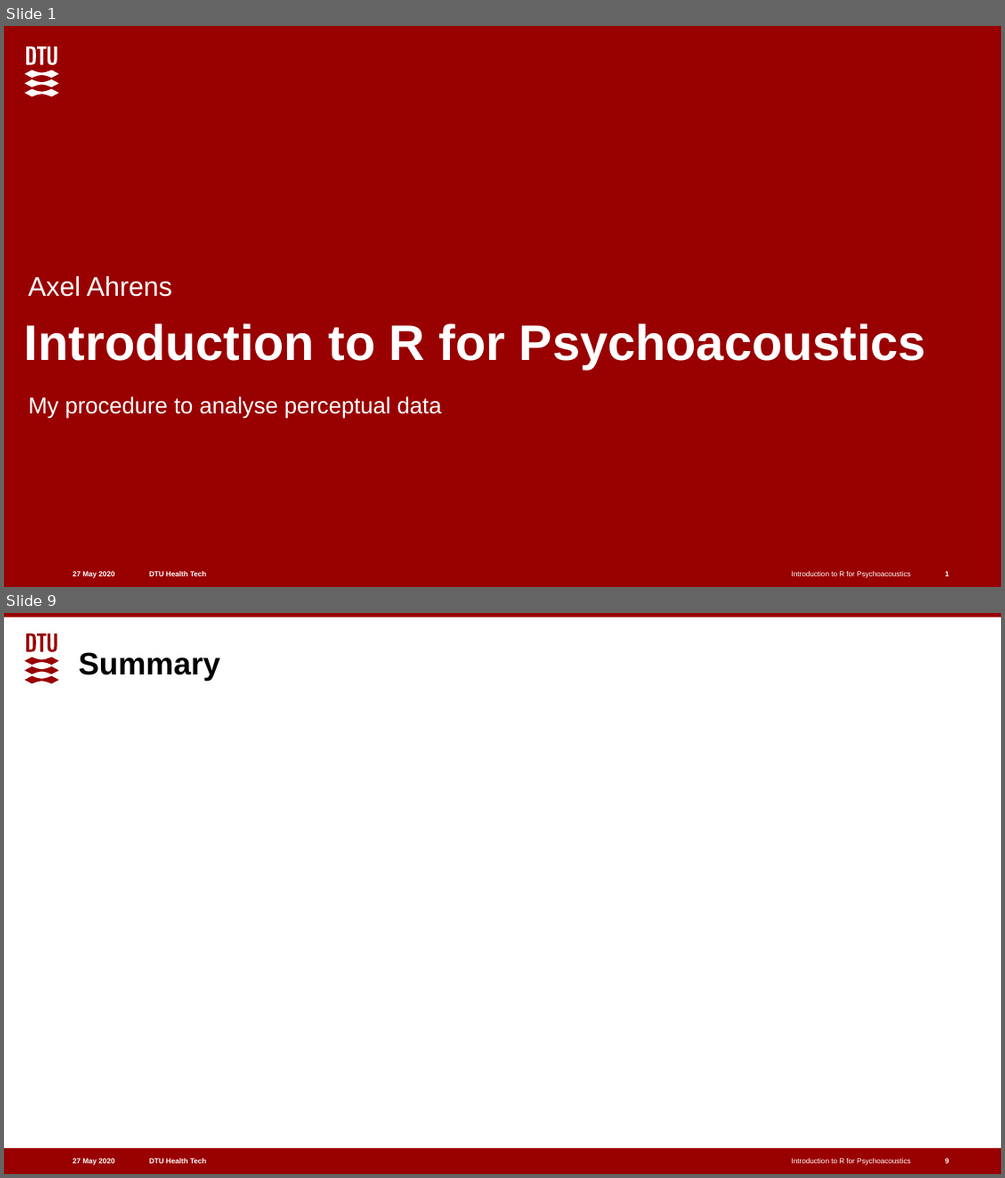
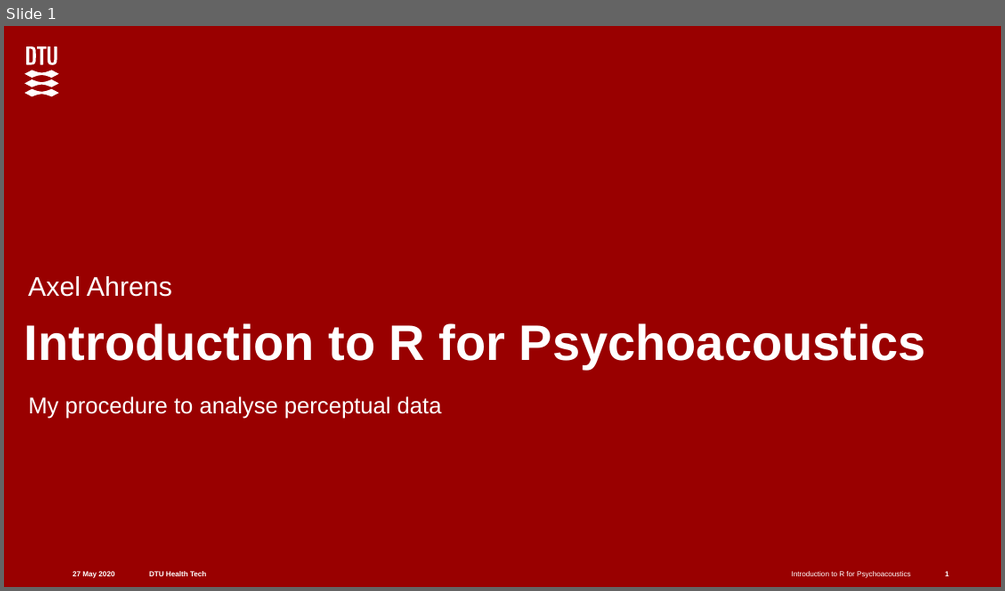
Before and after one commit to aahr/Intro-R-Psychoacoustics, a slide deck: introR4AuditoryScience.pptx. Shown one above the other, each under a label of ours: slides 1 and 9 before the commit, slide 1 after it; the slides between them are not shown. The pictures are 1005x1178 and 1005x591 pixels, drawn with LibreOffice and Linux fonts; fonts in the diff are those of the drawing. Boxes give left, top, right and bottom in pixels: in the first picture for what was removed or moved away, otherwise in the second. Text is boxed around its words. In the diff, an @@ line names an element or a change of style, - is before the commit and + after.

```diff
--- a/introR4AuditoryScience.pptx
+++ b/introR4AuditoryScience.pptx
@@ slide 9 removed at [4,613,1001,1174], background #FFFFFF; not listed: 5 template elements that a slide beside it also shows @@
@@ freeform shape removed at [25,634,59,684] @@
@@ title removed at [79,652,220,681] @@
-Summary
@@ page number removed at [945,1157,949,1165] @@
-9
```
Also in this commit, not shown: 7 slides changed, 6 slides added.
